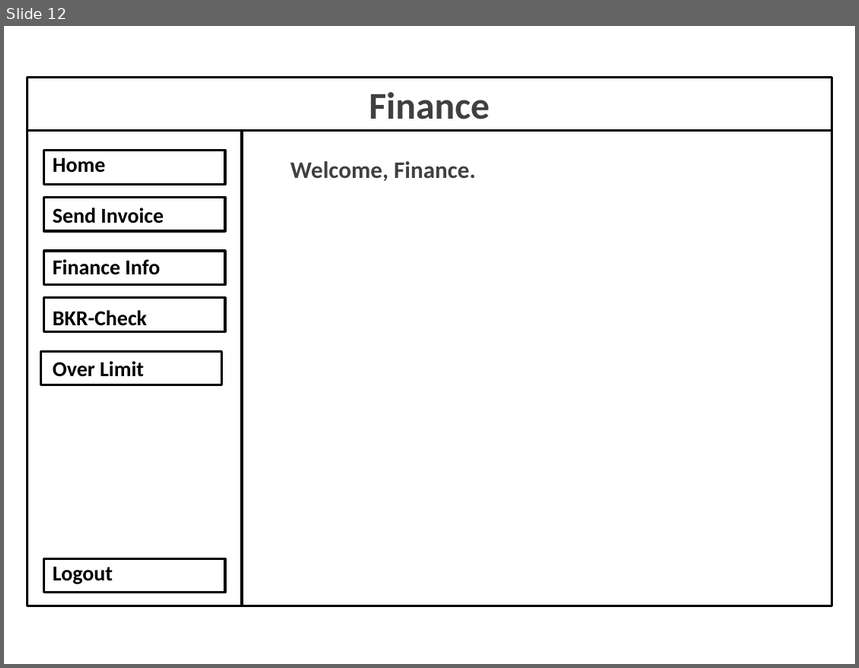
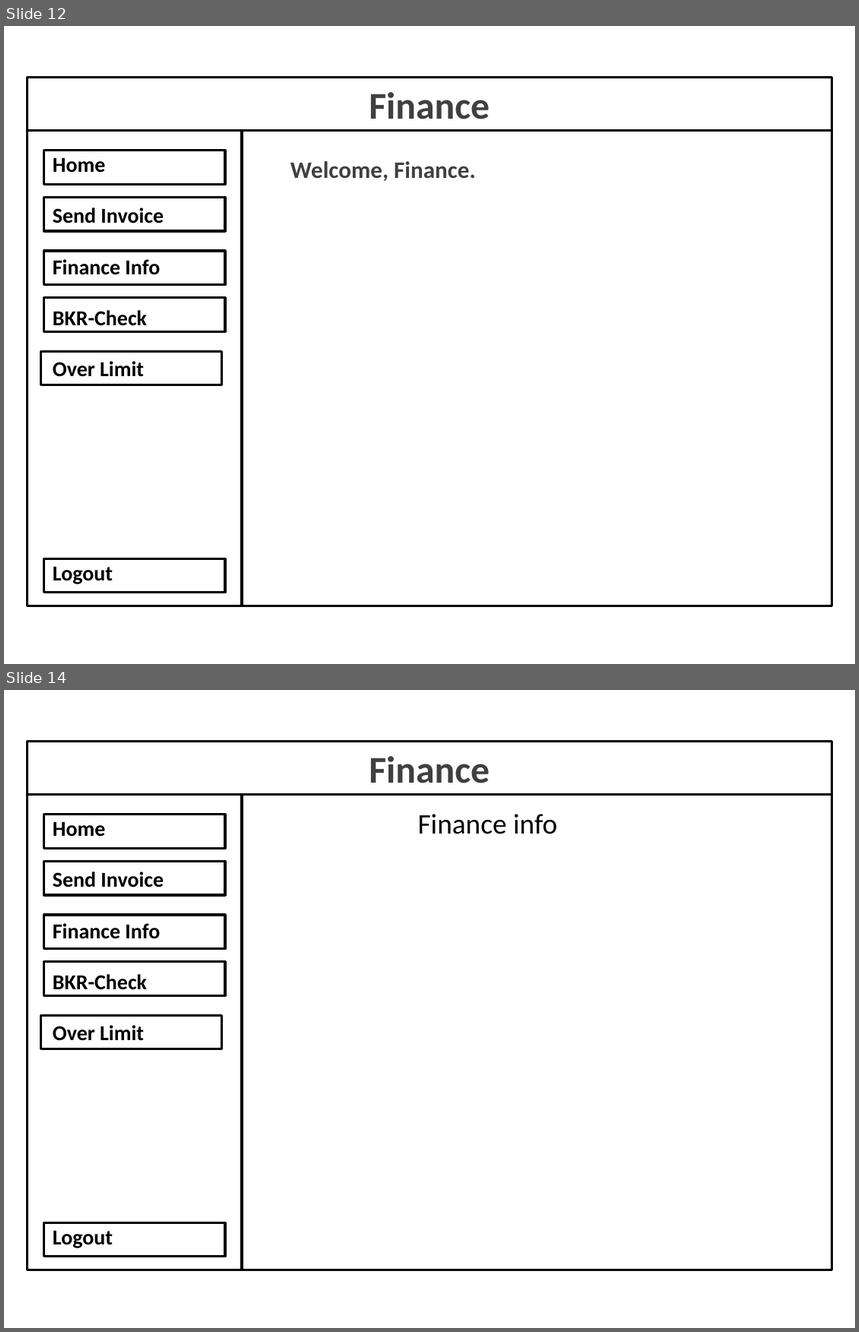
Before and after one commit to Aplicticus/Project_Barroc-IT_Groep6, a slide deck: Docs/Prototype_v0.1/Barroc-IT Prototype.pptx. Shown one above the other, each under a label of ours: slide 12 before the commit, slides 12 and 14 after it; the slides between them are not shown. The pictures are 859x668 and 859x1332 pixels, drawn with LibreOffice and Linux fonts; fonts in the diff are those of the drawing. Boxes give left, top, right and bottom in pixels: in the first picture for what was removed or moved away, otherwise in the second. Text is boxed around its words. In the diff, an @@ line names an element or a change of style, - is before the commit and + after.

```diff
--- a/Docs/Prototype_v0.1/Barroc-IT Prototype.pptx
+++ b/Docs/Prototype_v0.1/Barroc-IT Prototype.pptx
@@ slide 14 added at [4,690,855,1328], background #FFFFFF @@
@@ rectangle added at [28,741,832,795], outline #000000 2 pt @@
@@ text added at [369,756,490,783], 32 pt, text #404040, bold @@
+Finance
@@ rectangle added at [28,795,243,1271], outline #000000 2 pt @@
@@ rectangle added at [243,795,832,1271], outline #000000 2 pt @@
@@ rectangle added at [44,815,225,848], outline #000000 2 pt @@
@@ text added at [53,822,164,1249], 18 pt, text #000000, bold @@
+Home
+Send Invoice
+Finance Info
+BKR-Check
+Over Limit
+Logout
@@ text added at [418,814,557,834], 24 pt, text #000000 @@
+Finance info
@@ rectangle added at [44,861,225,895], outline #000000 2 pt @@
@@ rectangle added at [44,915,225,948], outline #000000 2 pt @@
@@ rectangle added at [44,961,225,996], outline #000000 2 pt @@
@@ rectangle added at [40,1015,222,1049], outline #000000 2 pt @@
@@ rectangle added at [44,1223,225,1257], outline #000000 2 pt @@
```
Also in this commit, not shown: 5 slides changed, 1 other slide added.
